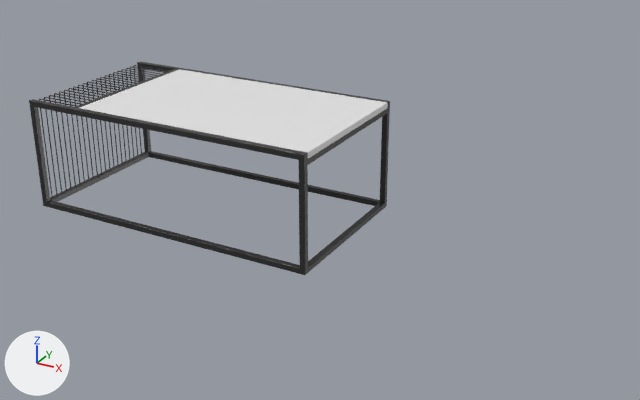
Renders of the FBX model Assets/Loft Office/Meshes/Coffee_table_1.fbx from each side of a commit.
Before and after are seen from a camera (50 mm lens) standing at (1.763, -2.409, 1.322) and looking at (0.44, -0.005, 0.119). The lights are fixed; the arrows at lower left show +X, +Y and +Z. The picture after the commit comes second. Where no turn or scale is listed for an object, it has been applied to the vertices.

In view in the first picture: 'Coffee_table_1'.
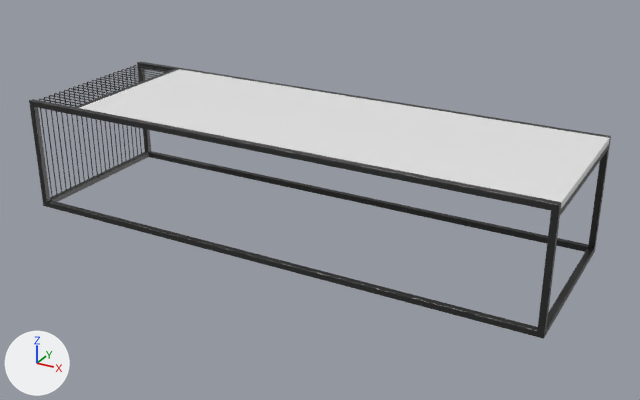
What differs and where, as boxes [x1, y1, x2, y2] in the pictures (640 x 400 px; the box of a moved part takes in the faces that stretch with it):
'Coffee_table_1', reshaped (61% wider, 30% taller)
    before: [29, 62, 390, 275]
    after: [29, 62, 611, 339]
part 1 of me_coffee_table_1, moved or reshaped
    before: [296, 100, 390, 275]
    after: [296, 100, 611, 339]

Patch to the scene script:
```diff
--- a/Assets/Loft Office/Meshes/Coffee_table_1.fbx.py
+++ b/Assets/Loft Office/Meshes/Coffee_table_1.fbx.py
@@ me_coffee_table_1 @@
 # used by ob_coffee_table_1; location = (0.0, 0.0, 0.0)
-me_coffee_table_1.from_pydata(...)  # 2010 vertices, 1767 faces; spans x -0.55..0.55, y -0.3..0.3, z 0.0..0.4
+me_coffee_table_1.from_pydata(...)  # 2010 vertices, 1767 faces; spans x -0.55..1.3, y -0.3..0.3, z 0.0..0.4
+# me_coffee_table_1 part 1: all 78 vertices in x 0.529..0.55, y -0.3..0.3, z 0.0..0.4 are moved by (0.75, 0.0, 0.0)
 me_coffee_table_1.materials.append(mat_coffee_table_metall)
```
